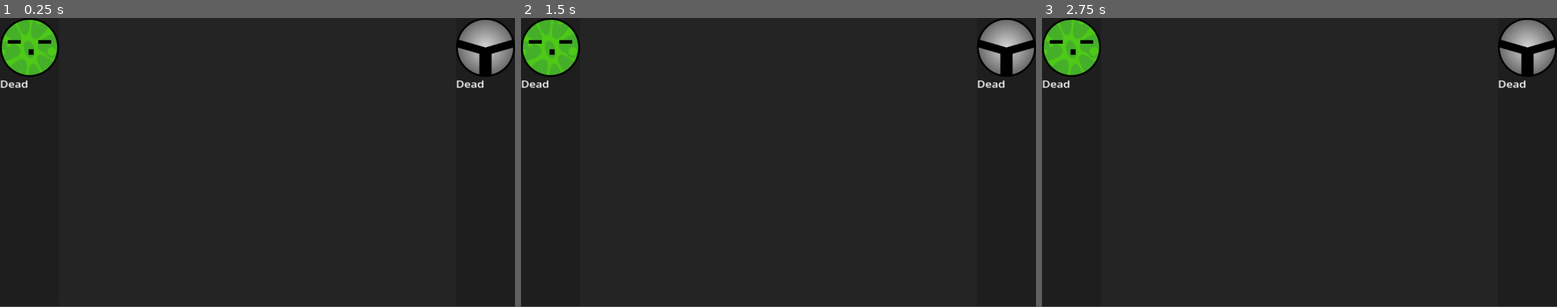
Above: before the commit, frames 1-3 (left to right).
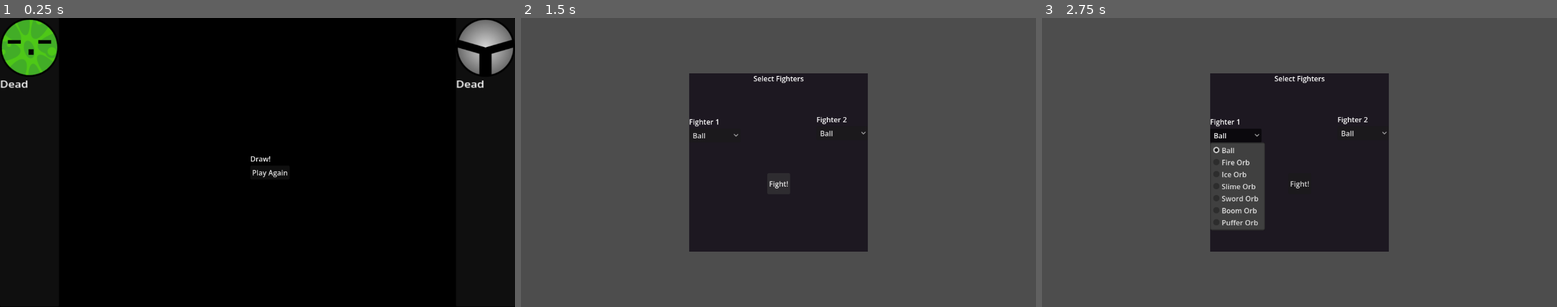
Above: after the commit, the same moments.

Repository: Cascachu/OrbCombat
Game: Godot game, scene res://game.tscn
The game is run twice, just before and just after one commit, with the same random seed, the same clock (stepped at 60 frames per second) and the same inputs. This scene is started directly instead of the project's main scene.
Inputs (mouse positions are in pixels of both pictures, inside the frame that each line leads up to):
- Up to frame 1 (0.25 s): no input
- Up to frame 2 (1.5 s): click (788, 171) at 0.5 s, where only the run after the commit has a clickable "Play Again"; click (778, 182) at 1.25 s, where only the run after the commit has a clickable "Fight!"
- Up to frame 3 (2.75 s): click (1237, 136) at 2 s, where only the run after the commit has a clickable "Ball"

The runs differ from the first frame. In frame 1, 77% of the frame differs, in the area x 0-100%, y 0-100%; in frame 2, 79%; in frame 3, 82%.
Error before the commit: Invalid access to property or key 'fighter_one' on a base object of type 'Nil'. (res://game.gd:4)
Error after the commit: Invalid access to property or key 'fighter_one' on a base object of type 'Nil'. (res://game.gd:5)

Commit message:
feat: simple game over logic
added logic for when one of the fighters dies to show a game over screen which has a button that returns the player to the fighter selection screen

Diff:
--- a/game.gd
+++ b/game.gd
@@ -1,8 +1,9 @@
 extends Node2D
-
+var fighter_one
+var fighter_two
 func _ready():
-	var fighter_one = load(GameState.fighter_one).instantiate()
-	var fighter_two = load(GameState.fighter_two).instantiate()
+	fighter_one = load(GameState.fighter_one).instantiate()
+	fighter_two = load(GameState.fighter_two).instantiate()
 
 	fighter_one.position = Vector2(200, 300)
 	fighter_two.position = Vector2(600, 300)
@@ -12,3 +13,18 @@
 
 	$CanvasLayer/LeftPanel.setup(fighter_one)
 	$CanvasLayer/RightPanel.setup(fighter_two)
+
+func _process(delta):
+	var one_alive = is_instance_valid(fighter_one)
+	var two_alive = is_instance_valid(fighter_two)
+
+	if !one_alive and !two_alive:
+		show_game_over("Draw!")
+	elif !one_alive:
+		show_game_over(fighter_two.name + " wins!")
+	elif !two_alive:
+		show_game_over(fighter_one.name + " wins!")
+
+func show_game_over(result):
+	set_process(false)  # stop checking
+	$CanvasLayer/game_over_panel.show_result(result)
--- a/game.tscn
+++ b/game.tscn
@@ -4,6 +4,7 @@
 [ext_resource type="Script" uid="uid://b5wh3lqcdxpye" path="res://stats_panel.gd" id="3_7jktm"]
 [ext_resource type="Texture2D" uid="uid://ey5lnpg8dhbt" path="res://Fighters/Sprites/SlimeOrb.svg" id="3_feb5d"]
 [ext_resource type="Texture2D" uid="uid://d2wpqwounor2k" path="res://Fighters/Sprites/SwordOrb.svg" id="4_fc0e3"]
+[ext_resource type="Script" uid="uid://bpiidg7u08uj8" path="res://game_over.gd" id="5_7jktm"]
 
 [sub_resource type="SegmentShape2D" id="SegmentShape2D_feb5d"]
 a = Vector2(0, 648)
@@ -68,9 +69,12 @@
 
 [node name="Background" type="ColorRect" parent="." unique_id=339844431]
 z_index = -2
-offset_right = 1153.0
-offset_bottom = 647.0
-color = Color(0.15127608, 0.15127608, 0.15127608, 1)
+offset_left = -376.0
+offset_top = -248.0
+offset_right = 777.0
+offset_bottom = 399.0
+scale = Vector2(1.6399994, 1.6399994)
+color = Color(0, 0, 0, 1)
 
 [node name="CanvasLayer" type="CanvasLayer" parent="." unique_id=426481406]
 
@@ -153,5 +157,26 @@
 offset_bottom = 347.0
 scale = Vector2(1.5694268, 1.3546766)
 
+[node name="game_over_panel" type="Panel" parent="CanvasLayer" unique_id=1704381332]
+offset_left = 560.0
+offset_top = 304.0
+offset_right = 560.0
+offset_bottom = 304.0
+script = ExtResource("5_7jktm")
+
+[node name="VBoxContainer" type="VBoxContainer" parent="CanvasLayer/game_over_panel" unique_id=177310199]
+layout_mode = 0
+offset_right = 40.0
+offset_bottom = 40.0
+
+[node name="Result" type="Label" parent="CanvasLayer/game_over_panel/VBoxContainer" unique_id=543449514]
+layout_mode = 2
+
+[node name="Play Again" type="Button" parent="CanvasLayer/game_over_panel/VBoxContainer" unique_id=423930600]
+layout_mode = 2
+text = "Play Again"
+
 [node name="WorldEnvironment" type="WorldEnvironment" parent="." unique_id=1074748335]
 environment = SubResource("Environment_fc0e3")
+
+[connection signal="pressed" from="CanvasLayer/game_over_panel/VBoxContainer/Play Again" to="CanvasLayer/game_over_panel" method="_on_play_again_pressed"]
--- /dev/null
+++ b/game_over.gd
@@ -0,0 +1,11 @@
+extends Panel
+
+func _ready():
+	hide()
+
+func show_result(result):
+	$VBoxContainer/Result.text = result
+	show()
+
+func _on_play_again_pressed():
+	get_tree().change_scene_to_file("res://fighter_select.tscn")
